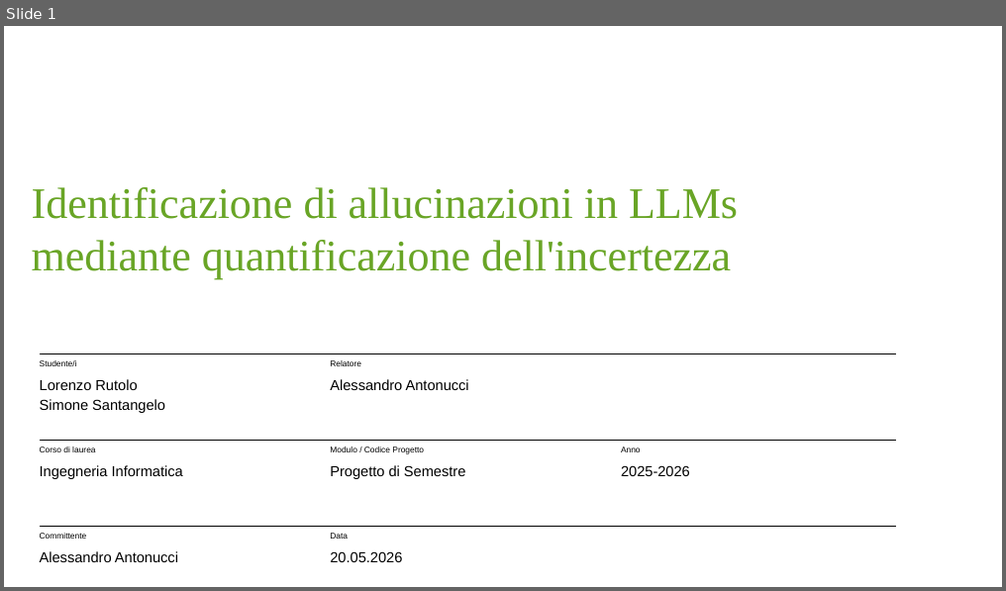
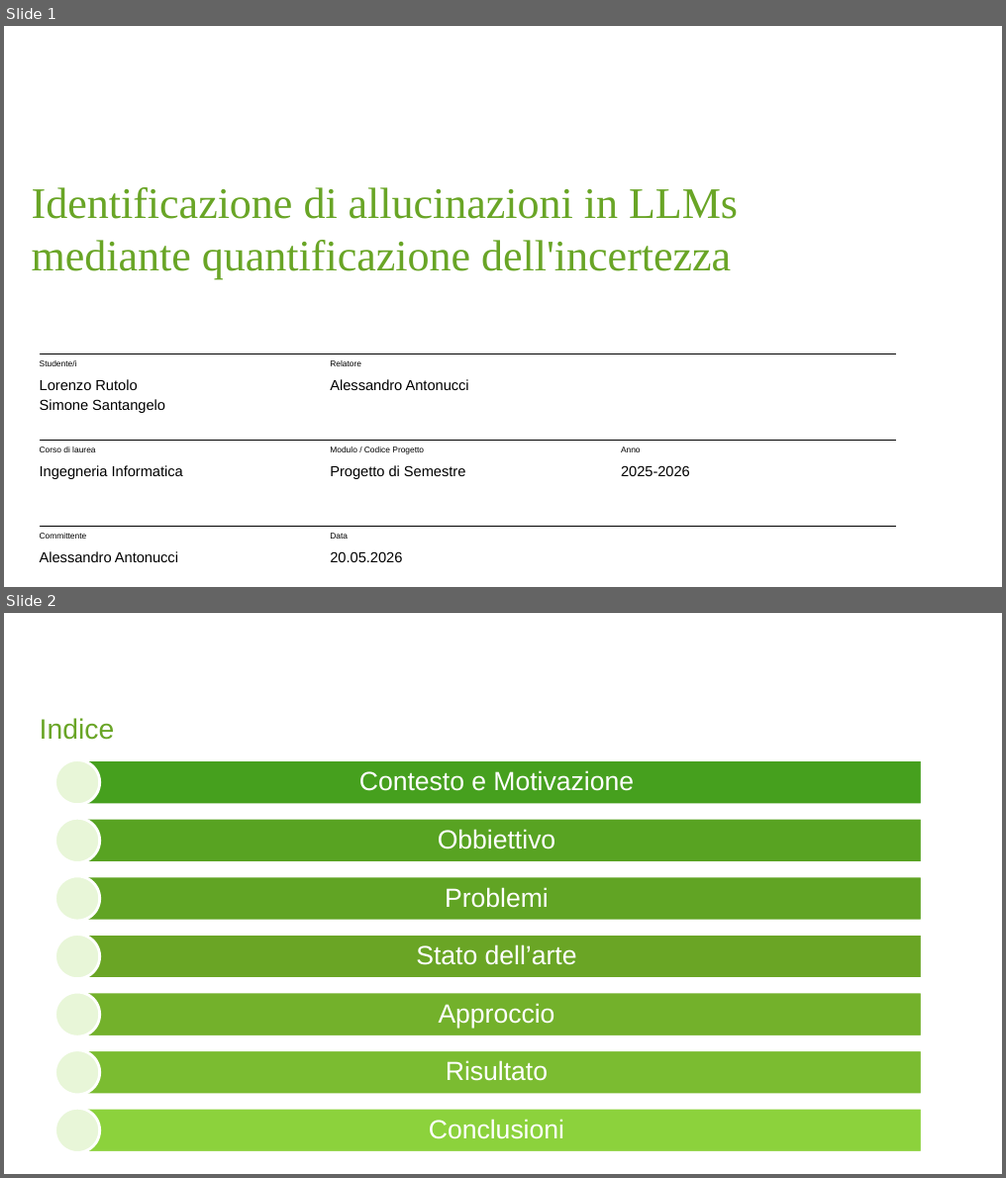
Before and after one commit to lorenzorutolo/ProgettoSemestre, a slide deck: Documentazione/Presentazione_Rutolo_Santangelo.pptx. Shown one above the other, each under a label of ours: slide 1 before the commit, slides 1 and 2 after it. The pictures are 1006x591 and 1006x1178 pixels, drawn with LibreOffice and Linux fonts; fonts in the diff are those of the drawing; background and template pictures are left out. Boxes give left, top, right and bottom in pixels: in the first picture for what was removed or moved away, otherwise in the second. Text is boxed around its words. In the diff, an @@ line names an element or a change of style, - is before the commit and + after.

```diff
--- a/Documentazione/Presentazione_Rutolo_Santangelo.pptx
+++ b/Documentazione/Presentazione_Rutolo_Santangelo.pptx
@@ slide 2 added at box(4, 613, 1002, 1174), background #FFFFFF @@
@@ text added at box(40, 718, 115, 740), 20.2 pt, text #69A526 @@
+Indice
@@ group added at box(54, 760, 922, 1153): 7 pentagon arrows, 7 texts, 7 ellipses @@
+Contesto e Motivazione
+Obbiettivo
+Problemi
+Stato dell’arte
+Approccio
+Risultato
+Conclusioni
```
Also in this commit, not shown: 7 other slides added, 3 slides removed, 1 other file.
